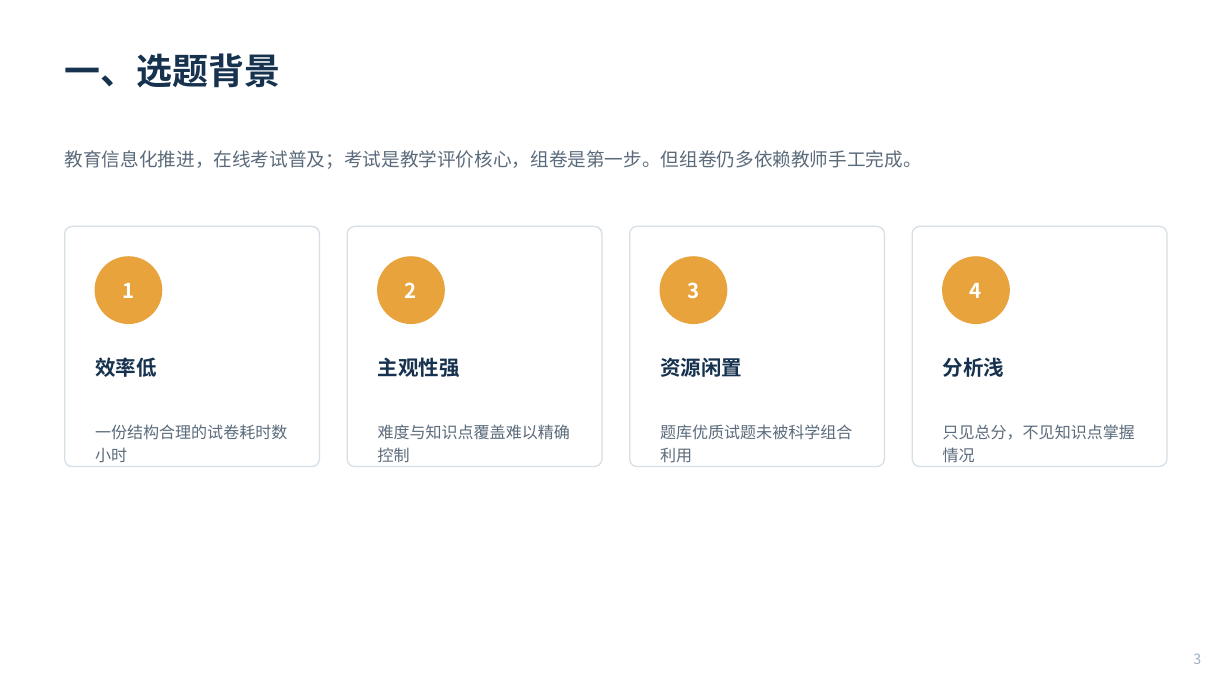
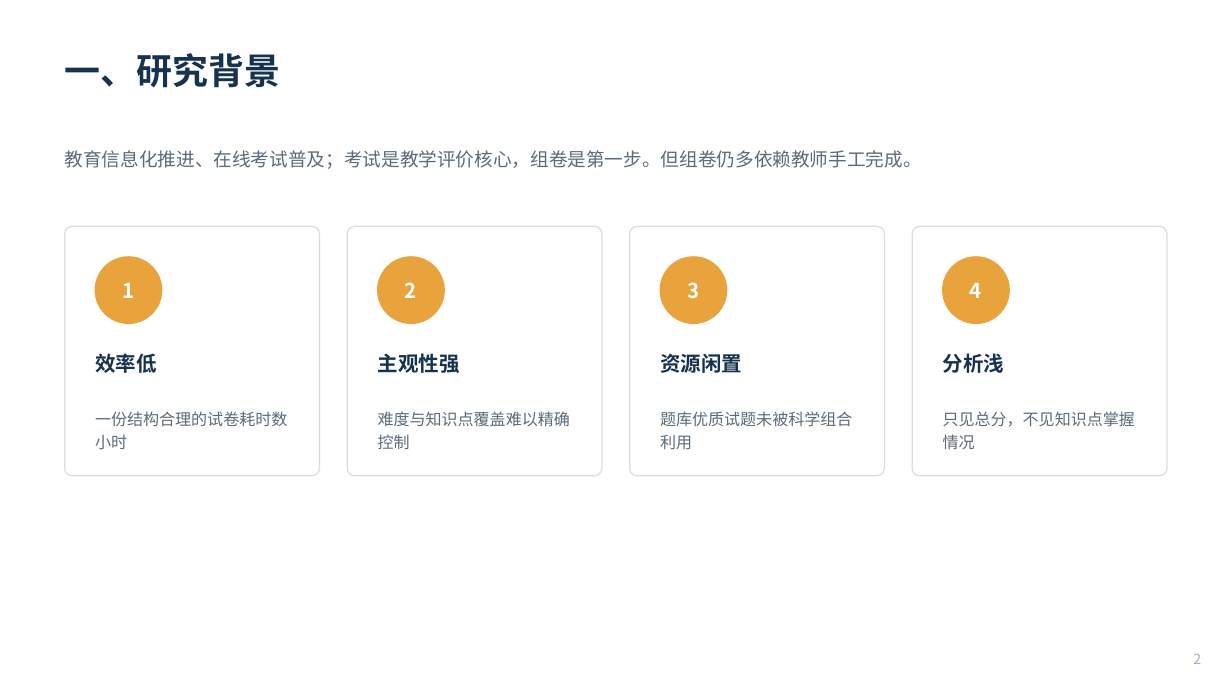
Before and after one commit to esneighbour9/Intelligent-Test-Paper-Generation-and-Analysis, a slide deck: slide 2 of docs/08-答辩/开题答辩.pptx (slide 3 before the commit). Drawn at 1232x693 pixels with LibreOffice and Linux fonts; fonts in the diff are those of the drawing. Boxes give left, top, right and bottom in pixels: in the first picture for what was removed or moved away, otherwise in the second. Text is boxed around its words. In the diff, an @@ line names an element or a change of style, - is before the commit and + after.

Commit message:
docs(答辩): 开题答辩 PPT 与讲稿改为学校要求的 5 板块、约 4 分钟
- 内容重构为：研究背景 / 研究意义 / 拟解决的关键问题 / 采用的技术方法 / 预期效果
- 陈述时长压缩至约 4 分 15 秒（要求 3—5 分钟）
- PPT 由 16 页精简为 8 页

```diff
--- a/docs/08-答辩/开题答辩.pptx
+++ b/docs/08-答辩/开题答辩.pptx
@@ text at bbox=[65, 53, 280, 88]: text changed @@
-一、选题背景
+一、研究背景
@@ text at bbox=[65, 150, 922, 169]: text changed @@
-教育信息化推进，在线考试普及；考试是教学评价核心，组卷是第一步。但组卷仍多依赖教师手工完成。
+教育信息化推进、在线考试普及；考试是教学评价核心，组卷是第一步。但组卷仍多依赖教师手工完成。
@@ rounded rectangle: place and size @@
-rounded rectangle at bbox=[65, 226, 320, 467]
+rounded rectangle at bbox=[65, 226, 320, 476]
@@ rounded rectangle: place and size @@
-rounded rectangle at bbox=[348, 226, 603, 467]
+rounded rectangle at bbox=[348, 226, 603, 476]
@@ rounded rectangle: place and size @@
-rounded rectangle at bbox=[630, 226, 885, 467]
+rounded rectangle at bbox=[630, 226, 885, 476]
@@ proportions changed in 4 elements at bbox=[65, 226, 320, 476], bbox=[348, 226, 603, 476], bbox=[630, 226, 885, 476], bbox=[912, 226, 1167, 476] @@
@@ rounded rectangle: place and size @@
-rounded rectangle at bbox=[912, 226, 1167, 467]
+rounded rectangle at bbox=[912, 226, 1167, 476]
@@ 4 texts: place and size @@
-4 texts at bbox=[95, 357, 1004, 377]
+4 texts at bbox=[95, 353, 1004, 373]
@@ text "一份结构合理的试卷耗时数小时": place and size @@
-text "一份结构合理的试卷耗时数小时" at bbox=[95, 424, 287, 463]
+text "一份结构合理的试卷耗时数小时" at bbox=[95, 411, 287, 450]
@@ text "难度与知识点覆盖难以精确控制": place and size @@
-text "难度与知识点覆盖难以精确控制" at bbox=[378, 424, 570, 462]
+text "难度与知识点覆盖难以精确控制" at bbox=[378, 411, 570, 449]
@@ text "题库优质试题未被科学组合利用": place and size @@
-text "题库优质试题未被科学组合利用" at bbox=[660, 424, 852, 463]
+text "题库优质试题未被科学组合利用" at bbox=[660, 411, 852, 450]
@@ text "只见总分，不见知识点掌握情况": place and size @@
-text "只见总分，不见知识点掌握情况" at bbox=[943, 424, 1135, 462]
+text "只见总分，不见知识点掌握情况" at bbox=[943, 411, 1135, 450]
@@ text at bbox=[1193, 653, 1201, 664]: text changed @@
-3
+2
```
Also in this commit, not shown: 4 other slides changed, 1 slide added, 9 slides removed, 1 other file.
